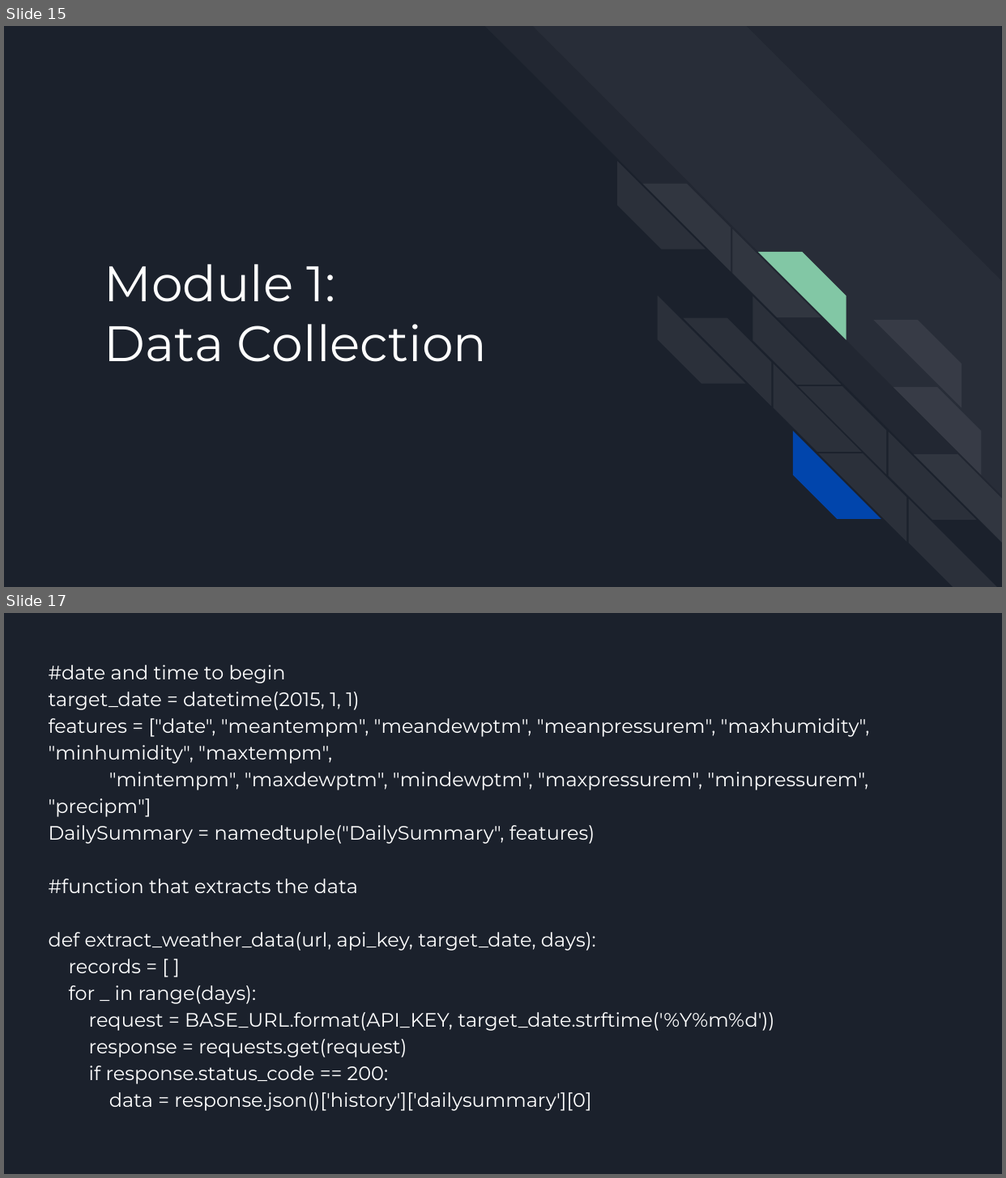
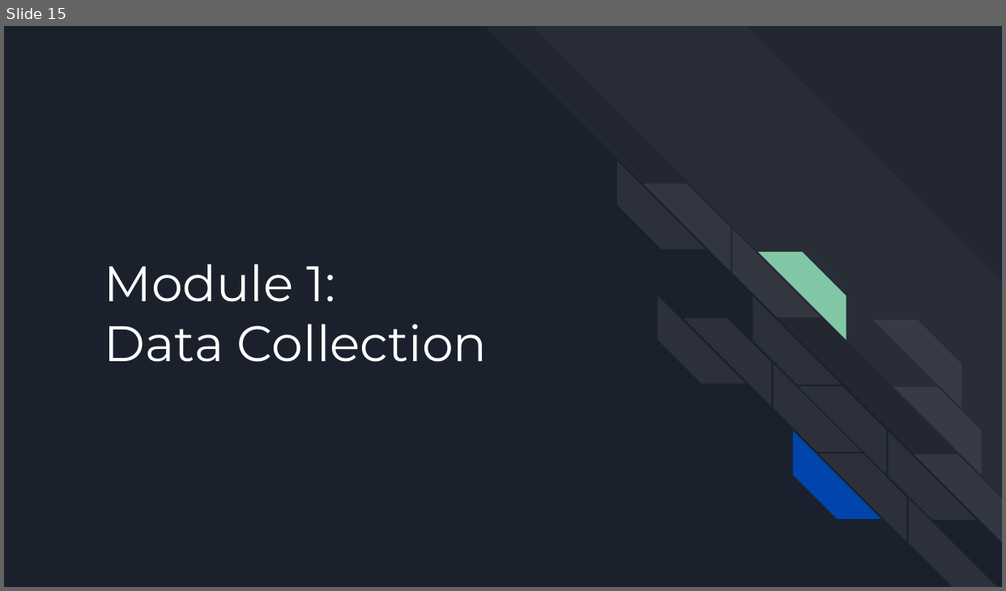
Before and after one commit to NavaneethVijay/vtuproject, a slide deck: PPT/Phase-I-Seminar.pptx. Shown one above the other, each under a label of ours: slides 15 and 17 before the commit, slide 15 after it; the slides between them are not shown. The pictures are 1006x1178 and 1006x591 pixels, drawn with LibreOffice and Linux fonts; fonts in the diff are those of the drawing. Boxes give left, top, right and bottom in pixels: in the first picture for what was removed or moved away, otherwise in the second. Text is boxed around its words. In the diff, an @@ line names an element or a change of style, - is before the commit and + after.

```diff
--- a/PPT/Phase-I-Seminar.pptx
+++ b/PPT/Phase-I-Seminar.pptx
@@ slide 17 removed at <box>4,613,1002,1174</box>, background #1B212C @@
@@ text removed at <box>49,665,870,1111</box> @@
-#date and time to begin
-target_date = datetime(2015, 1, 1)
-features = ["date", "meantempm", "meandewptm", "meanpressurem", "maxhumidity", "minhumidity", "maxtempm",
-"mintempm", "maxdewptm", "mindewptm", "maxpressurem", "minpressurem", "precipm"]
-DailySummary = namedtuple("DailySummary", features)
-#function that extracts the data
-def extract_weather_data(url, api_key, target_date, days):
-records = [ ]
-for _ in range(days):
-request = BASE_URL.format(API_KEY, target_date.strftime('%Y%m%d'))
-response = requests.get(request)
-if response.status_code == 200:
-data = response.json()['history']['dailysummary'][0]
```
Also in this commit, not shown: 7 slides changed, 5 slides added, 17 other slides removed.
